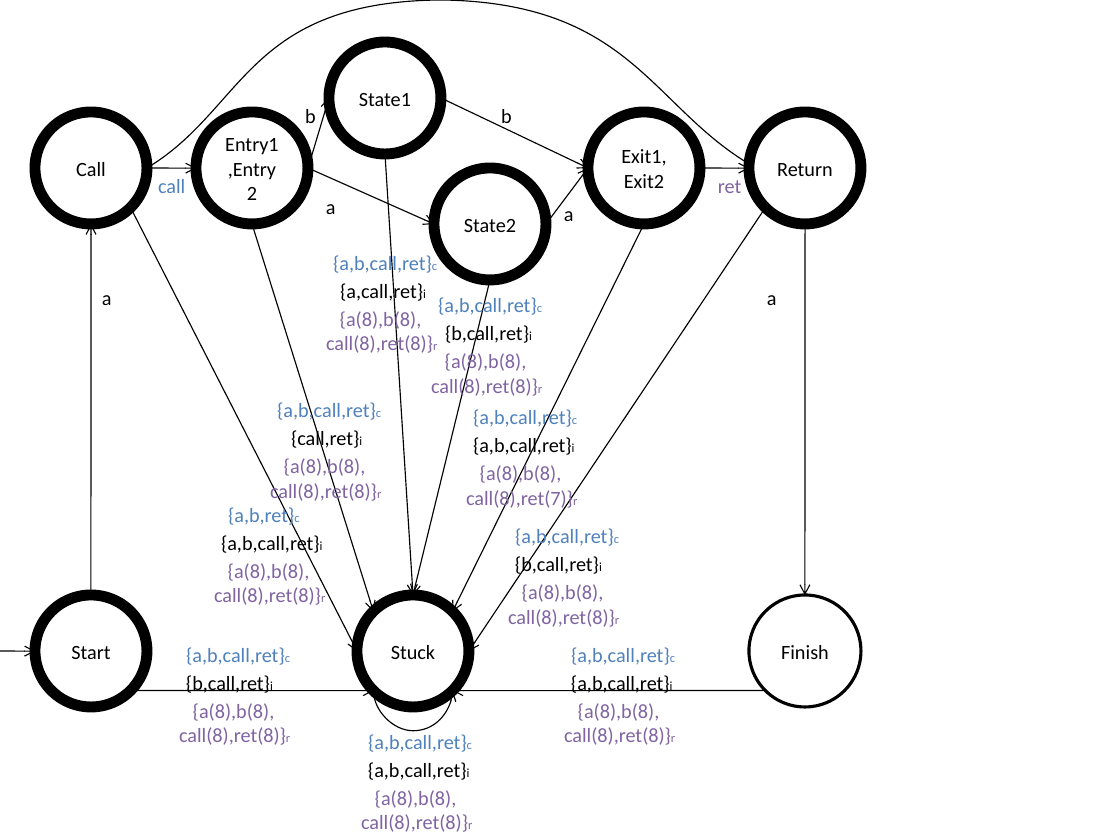
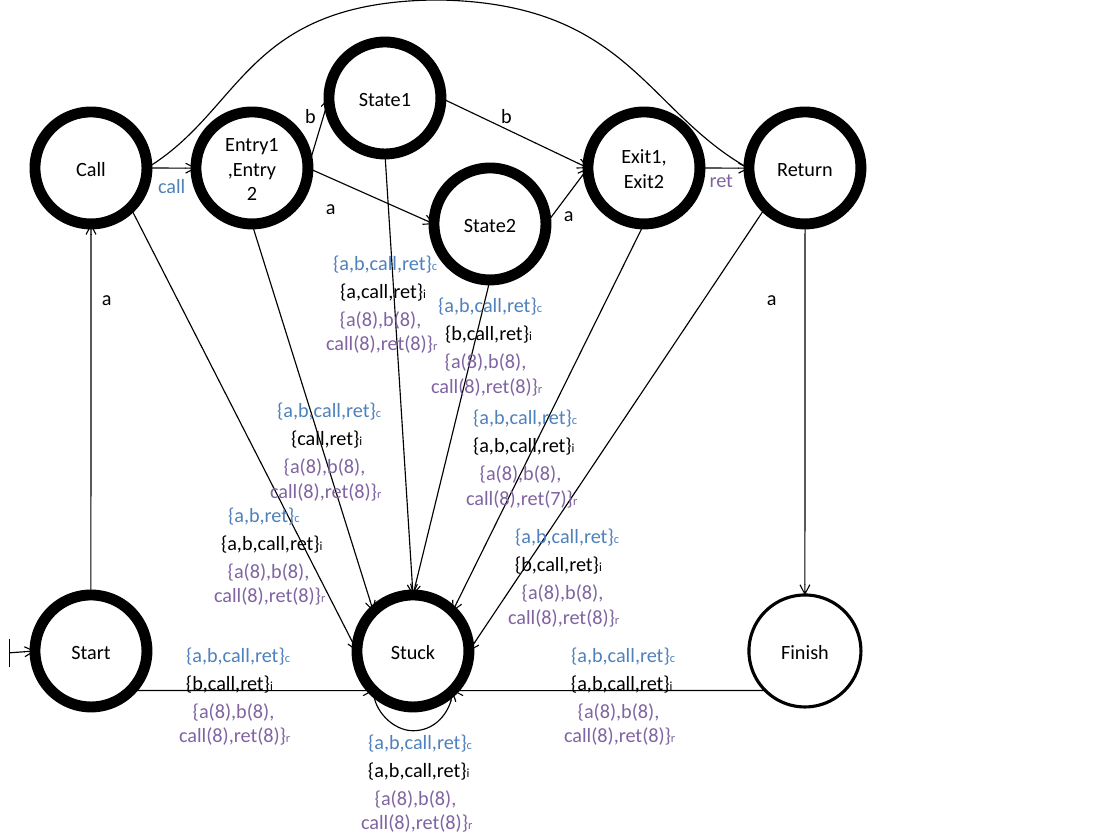
Before and after one commit to WaliDev/WALi-OpenNWA, a slide deck: slide 21 of Doc/NWA_tex/Examples.pptx. Drawn at 1120x840 pixels with LibreOffice and Linux fonts; fonts in the diff are those of the drawing. Boxes give left, top, right and bottom in pixels: in the first picture for what was removed or moved away, otherwise in the second. Text is boxed around its words. In the diff, an @@ line names an element or a change of style, - is before the commit and + after.

```diff
--- a/Doc/NWA_tex/Examples.pptx
+++ b/Doc/NWA_tex/Examples.pptx
@@ freeform shape: place and size @@
-freeform shape at [147, 0, 756, 168]
+freeform shape at [147, 0, 748, 168]
@@ text "ret": place and size @@
-text "ret" at [718, 180, 741, 193]
+text "ret" at [710, 174, 733, 187]
@@ arrow moved from (0, 651) - (35, 651) to (10, 653) - (35, 651) @@
@@ line added from (10, 638) to (10, 666), #000000 0.75 pt @@
```
Also in this commit, not shown: 20 other slides changed, 43 other files.
